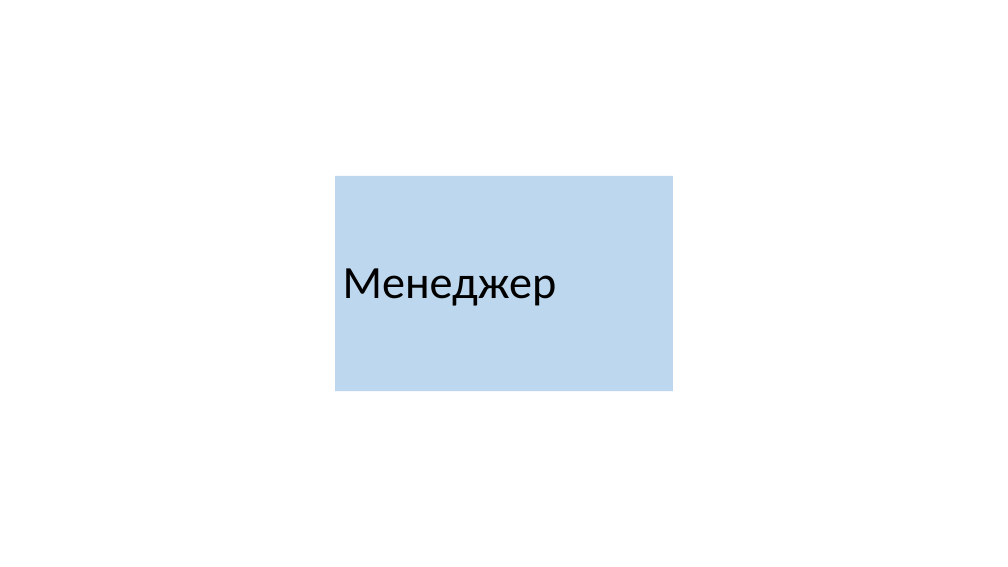
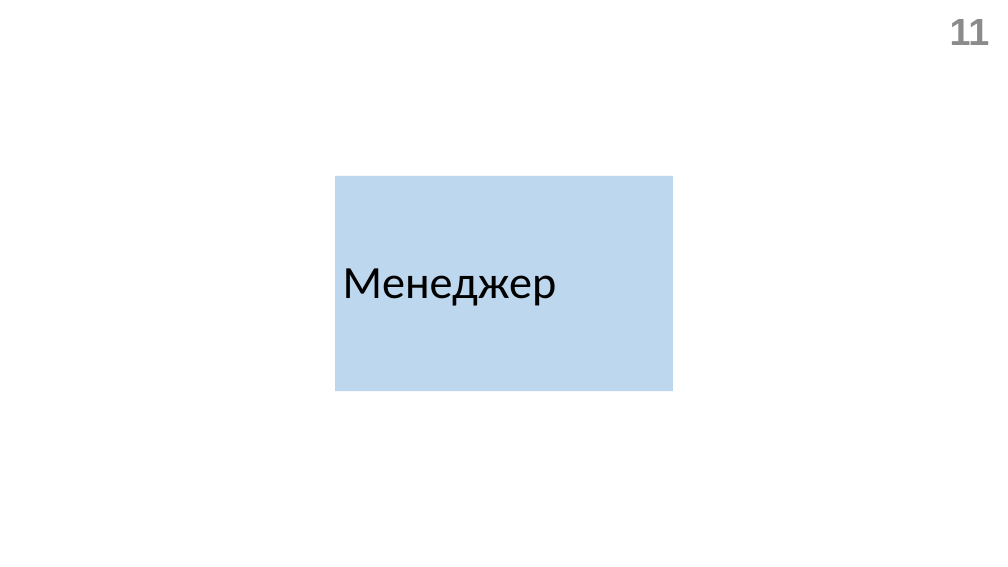
Before and after one commit to gromov-nikita/diplomHUB, a slide deck: slide 11 of diplom v2.0/doc/Презентация.pptx. Drawn at 1008x567 pixels with LibreOffice and Linux fonts; fonts in the diff are those of the drawing. Boxes give left, top, right and bottom in pixels: in the first picture for what was removed or moved away, otherwise in the second. Text is boxed around its words. In the diff, an @@ line names an element or a change of style, - is before the commit and + after.

```diff
--- a/diplom v2.0/doc/Презентация.pptx
+++ b/diplom v2.0/doc/Презентация.pptx
@@ page number added at (x1=950, y1=19, x2=990, y2=45), 36 pt, text #8C8C8C, bold @@
+11
```
Also in this commit, not shown: 19 other slides changed, 1 other file.
